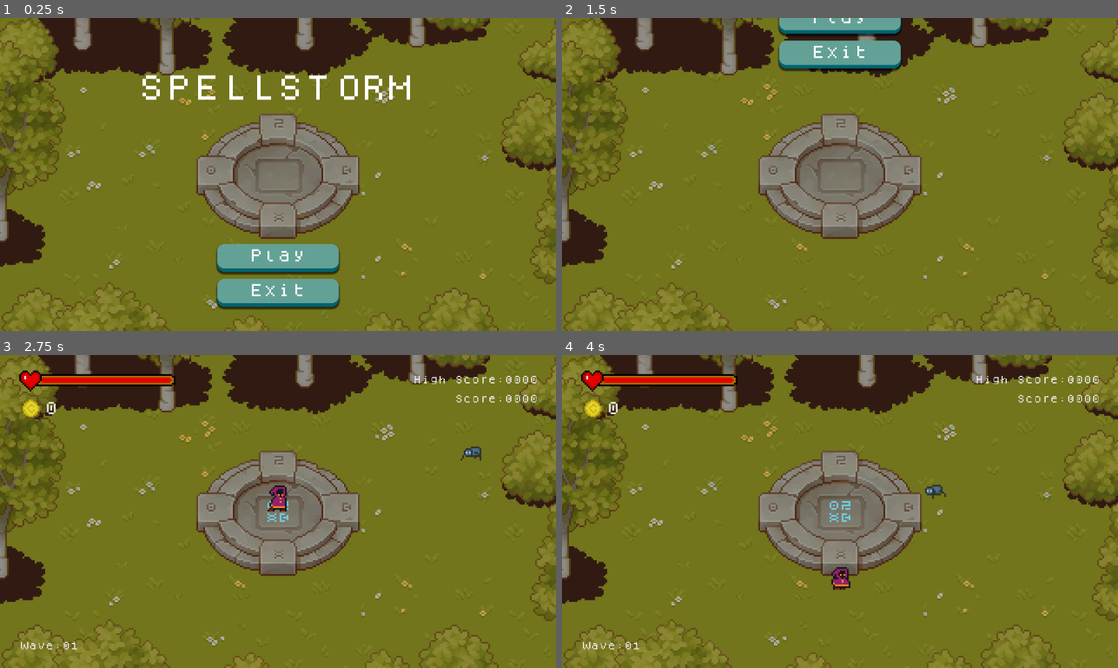
Above: before the commit, frames 1-4 (two rows, left to right).
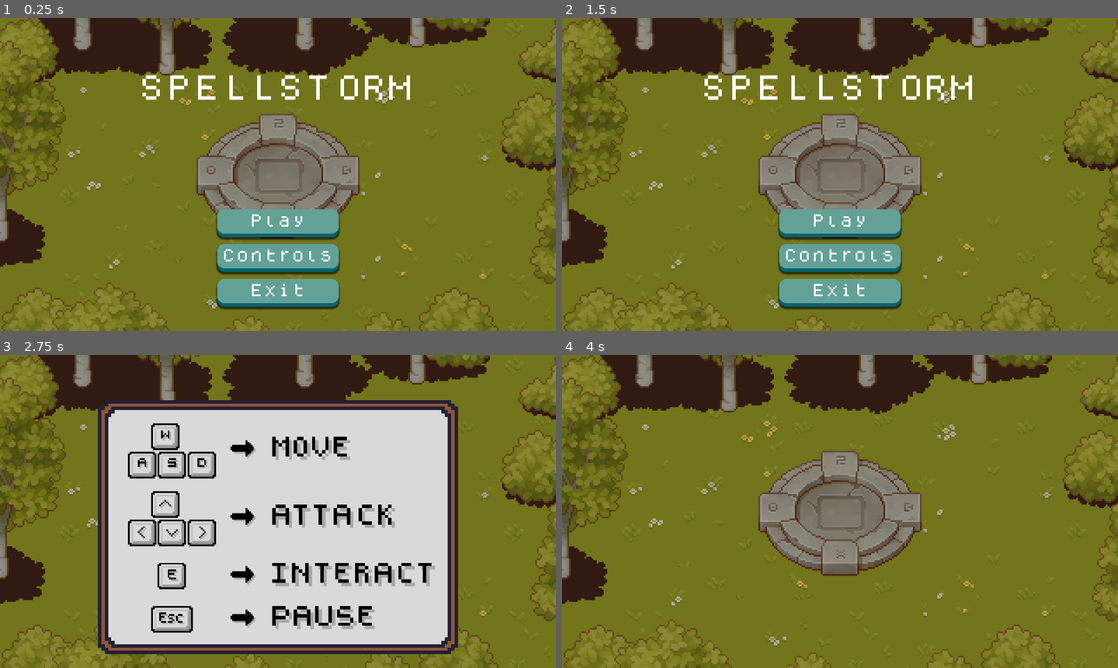
Above: after the commit, the same moments.

Repository: Kartik-Saini77/Spellstorm
Game: Godot game, scene res://scenes/menu.tscn
Same seed, same stepped clock (60 frames per second), same inputs: the game is played once before the commit and once after it.
Inputs (mouse positions are in pixels of both pictures, inside the frame that each line leads up to):
- Up to frame 1 (0.25 s): no input
- Up to frame 2 (1.5 s): click (840, 259) at 0.5 s, where only the run after the commit has a clickable "Controls"; click (840, 83) at 1.25 s, where only the run before the commit has a clickable "Play"
- Up to frame 3 (2.75 s): click (278, 561) at 2 s, where only the run after the commit has a clickable "Play"
- Up to frame 4 (4 s): move the mouse to (962, 495) at 2.77 s; hold Right (fire_right) 2.78-3.53 s; tap E (E) at 2.85, 3.6 s; move the mouse to (728, 527) at 3.52 s; hold S (down) from 3.53 s (still down)

The runs differ from the first frame. In frame 1, 2.4% of the frame differs, in the area x 38-62%, y 61-78%; in frame 2, 11%; in frame 3, 54%, in the area x 3-97%, y 4-96%; in frame 4, 2.2%.
Error before the commit: Cannot call method 'change_scene_to_file' on a null value. (res://scripts/menu.gd:30)

Commit message:
Added controls screen, changed game icons, bug fixes

Diff:
--- a/icon.svg
+++ b/icon.svg
@@ -1 +1,47 @@
-<svg xmlns="http://www.w3.org/2000/svg" width="128" height="128"><rect width="124" height="124" x="2" y="2" fill="#363d52" stroke="#212532" stroke-width="4" rx="14"/><g fill="#fff" transform="translate(12.322 12.322)scale(.101)"><path d="M105 673v33q407 354 814 0v-33z"/><path fill="#478cbf" d="m105 673 152 14q12 1 15 14l4 67 132 10 8-61q2-11 15-15h162q13 4 15 15l8 61 132-10 4-67q3-13 15-14l152-14V427q30-39 56-81-35-59-83-108-43 20-82 47-40-37-88-64 7-51 8-102-59-28-123-42-26 43-46 89-49-7-98 0-20-46-46-89-64 14-123 42 1 51 8 102-48 27-88 64-39-27-82-47-48 49-83 108 26 42 56 81zm0 33v39c0 276 813 276 814 0v-39l-134 12-5 69q-2 10-14 13l-162 11q-12 0-16-11l-10-65H446l-10 65q-4 11-16 11l-162-11q-12-3-14-13l-5-69z"/><path d="M483 600c0 34 58 34 58 0v-86c0-34-58-34-58 0z"/><circle cx="725" cy="526" r="90"/><circle cx="299" cy="526" r="90"/></g><g fill="#414042" transform="translate(12.322 12.322)scale(.101)"><circle cx="307" cy="532" r="60"/><circle cx="717" cy="532" r="60"/></g></svg>
+<?xml version="1.0" encoding="UTF-8"?>
+<svg version="1.1" xmlns="http://www.w3.org/2000/svg" width="128" height="128">
+<path d="M0 0 C26.4 0 52.8 0 80 0 C80 2.64 80 5.28 80 8 C82.64 8 85.28 8 88 8 C88 10.64 88 13.28 88 16 C90.64 16 93.28 16 96 16 C96 37.12 96 58.24 96 80 C93.36 80 90.72 80 88 80 C88 82.64 88 85.28 88 88 C85.36 88 82.72 88 80 88 C80 93.28 80 98.56 80 104 C82.64 104 85.28 104 88 104 C88 106.64 88 109.28 88 112 C90.64 112 93.28 112 96 112 C96 114.64 96 117.28 96 120 C98.64 120 101.28 120 104 120 C104 122.64 104 125.28 104 128 C61.76 128 19.52 128 -24 128 C-24 122.72 -24 117.44 -24 112 C-21.36 112 -18.72 112 -16 112 C-16 109.36 -16 106.72 -16 104 C-13.36 104 -10.72 104 -8 104 C-8 101.36 -8 98.72 -8 96 C-5.36 96 -2.72 96 0 96 C0 93.36 0 90.72 0 88 C-5.28 88 -10.56 88 -16 88 C-16 85.36 -16 82.72 -16 80 C-18.64 80 -21.28 80 -24 80 C-24 61.52 -24 43.04 -24 24 C-21.36 24 -18.72 24 -16 24 C-16 21.36 -16 18.72 -16 16 C-13.36 16 -10.72 16 -8 16 C-8 13.36 -8 10.72 -8 8 C-5.36 8 -2.72 8 0 8 C0 5.36 0 2.72 0 0 Z " fill="#922068" transform="translate(24,0)"/>
+<path d="M0 0 C7.92 0 15.84 0 24 0 C24 5.28 24 10.56 24 16 C26.64 16 29.28 16 32 16 C32 29.2 32 42.4 32 56 C29.36 56 26.72 56 24 56 C24 58.64 24 61.28 24 64 C21.36 64 18.72 64 16 64 C16 66.64 16 69.28 16 72 C5.44 72 -5.12 72 -16 72 C-16 69.36 -16 66.72 -16 64 C-18.64 64 -21.28 64 -24 64 C-24 58.72 -24 53.44 -24 48 C-26.64 48 -29.28 48 -32 48 C-32 40.08 -32 32.16 -32 24 C-29.36 24 -26.72 24 -24 24 C-24 21.36 -24 18.72 -24 16 C-21.36 16 -18.72 16 -16 16 C-16 13.36 -16 10.72 -16 8 C-10.72 8 -5.44 8 0 8 C0 5.36 0 2.72 0 0 Z " fill="#16171A" transform="translate(72,16)"/>
+<path d="M0 0 C2.64 0 5.28 0 8 0 C8 21.12 8 42.24 8 64 C5.36 64 2.72 64 0 64 C0 42.88 0 21.76 0 0 Z " fill="#16171A" transform="translate(112,16)"/>
+<path d="M0 0 C2.64 0 5.28 0 8 0 C8 18.48 8 36.96 8 56 C5.36 56 2.72 56 0 56 C0 37.52 0 19.04 0 0 Z " fill="#16171A" transform="translate(0,24)"/>
+<path d="M0 0 C2.64 0 5.28 0 8 0 C8 2.64 8 5.28 8 8 C6.68 8 5.36 8 4 8 C4 11.96 4 15.92 4 20 C0.04 20 -3.92 20 -8 20 C-8 21.32 -8 22.64 -8 24 C-9.32 24 -10.64 24 -12 24 C-12 27.96 -12 31.92 -12 36 C-15.96 36 -19.92 36 -24 36 C-24 32.04 -24 28.08 -24 24 C-21.36 24 -18.72 24 -16 24 C-16 21.36 -16 18.72 -16 16 C-13.36 16 -10.72 16 -8 16 C-8 13.36 -8 10.72 -8 8 C-5.36 8 -2.72 8 0 8 C0 5.36 0 2.72 0 0 Z " fill="#841F5F" transform="translate(24,88)"/>
+<path d="M0 0 C10.56 0 21.12 0 32 0 C32 2.64 32 5.28 32 8 C29.36 8 26.72 8 24 8 C24 10.64 24 13.28 24 16 C18.72 16 13.44 16 8 16 C8 13.36 8 10.72 8 8 C5.36 8 2.72 8 0 8 C0 5.36 0 2.72 0 0 Z " fill="#5C1E45" transform="translate(56,96)"/>
+<path d="M0 0 C5.28 0 10.56 0 16 0 C16 3.96 16 7.92 16 12 C12.04 12 8.08 12 4 12 C4 13.32 4 14.64 4 16 C0.04 16 -3.92 16 -8 16 C-8 13.36 -8 10.72 -8 8 C-5.36 8 -2.72 8 0 8 C0 5.36 0 2.72 0 0 Z " fill="#872061" transform="translate(24,0)"/>
+<path d="M0 0 C2.64 0 5.28 0 8 0 C8 5.28 8 10.56 8 16 C2.72 16 -2.56 16 -8 16 C-8 13.36 -8 10.72 -8 8 C-5.36 8 -2.72 8 0 8 C0 5.36 0 2.72 0 0 Z " fill="#211721" transform="translate(16,72)"/>
+<path d="M0 0 C1.32 0 2.64 0 4 0 C4 15.84 4 31.68 4 48 C2.68 48 1.36 48 0 48 C0 32.16 0 16.32 0 0 Z " fill="#281825" transform="translate(4,32)"/>
+<path d="M0 0 C3.96 0 7.92 0 12 0 C12 3.96 12 7.92 12 12 C8.04 12 4.08 12 0 12 C0 8.04 0 4.08 0 0 Z " fill="#861F61" transform="translate(0,112)"/>
+<path d="M0 0 C2.64 0 5.28 0 8 0 C8 5.28 8 10.56 8 16 C5.36 16 2.72 16 0 16 C0 10.72 0 5.44 0 0 Z " fill="#16171A" transform="translate(96,88)"/>
+<path d="M0 0 C5.28 0 10.56 0 16 0 C16 2.64 16 5.28 16 8 C10.72 8 5.44 8 0 8 C0 5.36 0 2.72 0 0 Z " fill="#5E1E46" transform="translate(24,0)"/>
+<path d="M0 0 C1.32 0 2.64 0 4 0 C4 2.64 4 5.28 4 8 C-1.28 8 -6.56 8 -12 8 C-12 6.68 -12 5.36 -12 4 C-8.04 4 -4.08 4 0 4 C0 2.68 0 1.36 0 0 Z " fill="#16171A" transform="translate(20,80)"/>
+<path d="M0 0 C2.64 0 5.28 0 8 0 C8 2.64 8 5.28 8 8 C5.36 8 2.72 8 0 8 C0 5.36 0 2.72 0 0 Z " fill="#16171A" transform="translate(120,120)"/>
+<path d="M0 0 C2.64 0 5.28 0 8 0 C8 2.64 8 5.28 8 8 C5.36 8 2.72 8 0 8 C0 5.36 0 2.72 0 0 Z " fill="#16171A" transform="translate(112,112)"/>
+<path d="M0 0 C2.64 0 5.28 0 8 0 C8 2.64 8 5.28 8 8 C5.36 8 2.72 8 0 8 C0 5.36 0 2.72 0 0 Z " fill="#1D171E" transform="translate(0,112)"/>
+<path d="M0 0 C5.28 0 10.56 0 16 0 C16 1.32 16 2.64 16 4 C10.72 4 5.44 4 0 4 C0 2.68 0 1.36 0 0 Z " fill="#671E4C" transform="translate(64,108)"/>
+<path d="M0 0 C2.64 0 5.28 0 8 0 C8 2.64 8 5.28 8 8 C5.36 8 2.72 8 0 8 C0 5.36 0 2.72 0 0 Z " fill="#16171A" transform="translate(104,104)"/>
+<path d="M0 0 C2.64 0 5.28 0 8 0 C8 2.64 8 5.28 8 8 C5.36 8 2.72 8 0 8 C0 5.36 0 2.72 0 0 Z " fill="#16171A" transform="translate(8,104)"/>
+<path d="M0 0 C2.64 0 5.28 0 8 0 C8 2.64 8 5.28 8 8 C5.36 8 2.72 8 0 8 C0 5.36 0 2.72 0 0 Z " fill="#1D171E" transform="translate(16,96)"/>
+<path d="M0 0 C2.64 0 5.28 0 8 0 C8 2.64 8 5.28 8 8 C5.36 8 2.72 8 0 8 C0 5.36 0 2.72 0 0 Z " fill="#1D171E" transform="translate(24,88)"/>
+<path d="M0 0 C2.64 0 5.28 0 8 0 C8 2.64 8 5.28 8 8 C5.36 8 2.72 8 0 8 C0 5.36 0 2.72 0 0 Z " fill="#16171A" transform="translate(104,80)"/>
+<path d="M0 0 C2.64 0 5.28 0 8 0 C8 2.64 8 5.28 8 8 C5.36 8 2.72 8 0 8 C0 5.36 0 2.72 0 0 Z " fill="#5C1E45" transform="translate(88,80)"/>
+<path d="M0 0 C2.64 0 5.28 0 8 0 C8 2.64 8 5.28 8 8 C5.36 8 2.72 8 0 8 C0 5.36 0 2.72 0 0 Z " fill="#5F1E47" transform="translate(48,80)"/>
+<path d="M0 0 C2.64 0 5.28 0 8 0 C8 2.64 8 5.28 8 8 C5.36 8 2.72 8 0 8 C0 5.36 0 2.72 0 0 Z " fill="#5D1E46" transform="translate(16,64)"/>
+<path d="M0 0 C2.64 0 5.28 0 8 0 C8 2.64 8 5.28 8 8 C5.36 8 2.72 8 0 8 C0 5.36 0 2.72 0 0 Z " fill="#FF8426" transform="translate(88,48)"/>
+<path d="M0 0 C2.64 0 5.28 0 8 0 C8 2.64 8 5.28 8 8 C5.36 8 2.72 8 0 8 C0 5.36 0 2.72 0 0 Z " fill="#FF8426" transform="translate(56,48)"/>
+<path d="M0 0 C2.64 0 5.28 0 8 0 C8 2.64 8 5.28 8 8 C5.36 8 2.72 8 0 8 C0 5.36 0 2.72 0 0 Z " fill="#5B1D44" transform="translate(40,32)"/>
+<path d="M0 0 C2.64 0 5.28 0 8 0 C8 2.64 8 5.28 8 8 C5.36 8 2.72 8 0 8 C0 5.36 0 2.72 0 0 Z " fill="#5C1E45" transform="translate(96,24)"/>
+<path d="M0 0 C2.64 0 5.28 0 8 0 C8 2.64 8 5.28 8 8 C5.36 8 2.72 8 0 8 C0 5.36 0 2.72 0 0 Z " fill="#5C1E45" transform="translate(48,24)"/>
+<path d="M0 0 C2.64 0 5.28 0 8 0 C8 2.64 8 5.28 8 8 C5.36 8 2.72 8 0 8 C0 5.36 0 2.72 0 0 Z " fill="#5C1E45" transform="translate(64,16)"/>
+<path d="M0 0 C2.64 0 5.28 0 8 0 C8 2.64 8 5.28 8 8 C5.36 8 2.72 8 0 8 C0 5.36 0 2.72 0 0 Z " fill="#16171A" transform="translate(8,16)"/>
+<path d="M0 0 C2.64 0 5.28 0 8 0 C8 2.64 8 5.28 8 8 C5.36 8 2.72 8 0 8 C0 5.36 0 2.72 0 0 Z " fill="#16171A" transform="translate(104,8)"/>
+<path d="M0 0 C2.64 0 5.28 0 8 0 C8 2.64 8 5.28 8 8 C5.36 8 2.72 8 0 8 C0 5.36 0 2.72 0 0 Z " fill="#16171A" transform="translate(16,8)"/>
+<path d="M0 0 C2.64 0 5.28 0 8 0 C8 2.64 8 5.28 8 8 C5.36 8 2.72 8 0 8 C0 5.36 0 2.72 0 0 Z " fill="#16171A" transform="translate(96,0)"/>
+<path d="M0 0 C2.64 0 5.28 0 8 0 C8 2.64 8 5.28 8 8 C5.36 8 2.72 8 0 8 C0 5.36 0 2.72 0 0 Z " fill="#751E56" transform="translate(40,0)"/>
+<path d="M0 0 C2.64 0 5.28 0 8 0 C8 2.64 8 5.28 8 8 C5.36 8 2.72 8 0 8 C0 5.36 0 2.72 0 0 Z " fill="#16171A" transform="translate(24,0)"/>
+<path d="M0 0 C1.32 0 2.64 0 4 0 C4 2.64 4 5.28 4 8 C1.36 8 -1.28 8 -4 8 C-4 6.68 -4 5.36 -4 4 C-2.68 4 -1.36 4 0 4 C0 2.68 0 1.36 0 0 Z " fill="#852060" transform="translate(108,72)"/>
+<path d="M0 0 C2.64 0 5.28 0 8 0 C8 2.64 8 5.28 8 8 C6.68 8 5.36 8 4 8 C4 6.68 4 5.36 4 4 C2.68 4 1.36 4 0 4 C0 2.68 0 1.36 0 0 Z " fill="#2C1828" transform="translate(16,72)"/>
+<path d="M0 0 C2.64 0 5.28 0 8 0 C8 2.64 8 5.28 8 8 C6.68 8 5.36 8 4 8 C4 6.68 4 5.36 4 4 C2.68 4 1.36 4 0 4 C0 2.68 0 1.36 0 0 Z " fill="#852060" transform="translate(104,16)"/>
+<path d="M0 0 C2.64 0 5.28 0 8 0 C8 1.32 8 2.64 8 4 C6.68 4 5.36 4 4 4 C4 5.32 4 6.64 4 8 C2.68 8 1.36 8 0 8 C0 5.36 0 2.72 0 0 Z " fill="#852060" transform="translate(16,16)"/>
+<path d="M0 0 C2.64 0 5.28 0 8 0 C8 1.32 8 2.64 8 4 C5.36 4 2.72 4 0 4 C0 2.68 0 1.36 0 0 Z " fill="#761E57" transform="translate(8,76)"/>
+<path d="M0 0 C2.64 0 5.28 0 8 0 C8 1.32 8 2.64 8 4 C5.36 4 2.72 4 0 4 C0 2.68 0 1.36 0 0 Z " fill="#6A1E4E" transform="translate(16,64)"/>
+<path d="M0 0 C1.32 0 2.64 0 4 0 C4 1.32 4 2.64 4 4 C2.68 4.33 1.36 4.66 0 5 C0 3.35 0 1.7 0 0 Z " fill="#751E56" transform="translate(44,64)"/>
+</svg>
--- a/project.godot
+++ b/project.godot
@@ -13,7 +13,10 @@
 config/name="Spellstorm"
 run/main_scene="res://scenes/menu.tscn"
 config/features=PackedStringArray("4.3", "GL Compatibility")
+boot_splash/image="res://assets/Spellstorm-icons/Loading.png"
+boot_splash/fullsize=false
 config/icon="res://icon.svg"
+config/windows_native_icon="res://icon.ico"
 
 [display]
 
--- a/scenes/game.tscn
+++ b/scenes/game.tscn
@@ -12,7 +12,6 @@
 [ext_resource type="PackedScene" uid="uid://v81mqcapod0o" path="res://scenes/shop.tscn" id="11_ohako"]
 [ext_resource type="PackedScene" uid="uid://cwpgs62agtk0v" path="res://scenes/you_died.tscn" id="12_fud3d"]
 [ext_resource type="FontFile" uid="uid://djw6p78gsyxsv" path="res://assets/fonts/dogica.ttf" id="13_osan7"]
-[ext_resource type="Texture2D" uid="uid://beabpiyglmbtg" path="res://assets/Controls.png" id="14_7syj5"]
 [ext_resource type="Texture2D" uid="uid://c1mn8qauus7j5" path="res://assets/next_wave.png" id="14_tblix"]
 
 [sub_resource type="TileSetAtlasSource" id="TileSetAtlasSource_gx4ap"]
@@ -1465,6 +1464,7 @@
 autoplay = "fade_in"
 
 [node name="Stats" parent="." instance=ExtResource("9_uvj3q")]
+z_index = 50
 offset_left = -160.0
 offset_top = -90.0
 offset_right = -160.0
@@ -1524,12 +1524,6 @@
 [node name="CollisionPolygon2D" type="CollisionPolygon2D" parent="StaticBody2D"]
 polygon = PackedVector2Array(-93, -81, -71, -83, -69, -80, -69, -62, -67, -58, -61, -58, -59, -61, -59, -80, -57, -83,  …(355 unchanged characters)…
 
-[node name="Controls_Sprite2D" type="Sprite2D" parent="."]
-visible = false
-z_index = 100
-scale = Vector2(0.954, 0.954)
-texture = ExtResource("14_7syj5")
-
 [connection signal="next_wave" from="Shop" to="." method="start_wave"]
 [connection signal="died" from="Player" to="." method="_on_player_died"]
 [connection signal="pressed" from="Next Wave/Button" to="." method="start_wave"]
--- a/scenes/menu.tscn
+++ b/scenes/menu.tscn
@@ -1372,7 +1372,7 @@
 tracks/2/type = "value"
 tracks/2/imported = false
 tracks/2/enabled = true
-tracks/2/path = NodePath("Label:position")
+tracks/2/path = NodePath("SpellStorm:position")
 tracks/2/interp = 1
 tracks/2/loop_wrap = true
 tracks/2/keys = {
@@ -1391,7 +1391,7 @@
 "times": PackedFloat32Array(0),
 "transitions": PackedFloat32Array(1),
 "update": 0,
-"values": [Vector2(125, 130)]
+"values": [Vector2(125, 110)]
 }
 tracks/4/type = "value"
 tracks/4/imported = false
@@ -1417,6 +1417,18 @@
 "update": 0,
 "values": [Vector2(160, 90)]
 }
+tracks/6/type = "value"
+tracks/6/imported = false
+tracks/6/enabled = true
+tracks/6/path = NodePath("Control:position")
+tracks/6/interp = 1
+tracks/6/loop_wrap = true
+tracks/6/keys = {
+"times": PackedFloat32Array(0),
+"transitions": PackedFloat32Array(1),
+"update": 0,
+"values": [Vector2(125, 130)]
+}
 
 [sub_resource type="Animation" id="Animation_8ntb3"]
 resource_name = "move_down"
@@ -1424,7 +1436,7 @@
 tracks/0/type = "value"
 tracks/0/imported = false
 tracks/0/enabled = true
-tracks/0/path = NodePath("Label:position")
+tracks/0/path = NodePath("SpellStorm:position")
 tracks/0/interp = 1
 tracks/0/loop_wrap = true
 tracks/0/keys = {
@@ -1443,7 +1455,7 @@
 "times": PackedFloat32Array(0, 1.2),
 "transitions": PackedFloat32Array(1, 1),
 "update": 0,
-"values": [Vector2(125, -50), Vector2(125, 130)]
+"values": [Vector2(125, -70), Vector2(125, 110)]
 }
 tracks/2/type = "value"
 tracks/2/imported = false
@@ -1457,6 +1469,18 @@
 "update": 0,
 "values": [Vector2(125, -30), Vector2(125, 150)]
 }
+tracks/3/type = "value"
+tracks/3/imported = false
+tracks/3/enabled = true
+tracks/3/path = NodePath("Control:position")
+tracks/3/interp = 1
+tracks/3/loop_wrap = true
+tracks/3/keys = {
+"times": PackedFloat32Array(0, 1.2),
+"transitions": PackedFloat32Array(1, 1),
+"update": 0,
+"values": [Vector2(125, -50), Vector2(125, 130)]
+}
 
 [sub_resource type="Animation" id="Animation_0fb82"]
 resource_name = "move_up"
@@ -1464,7 +1488,7 @@
 tracks/0/type = "value"
 tracks/0/imported = false
 tracks/0/enabled = true
-tracks/0/path = NodePath("Label:position")
+tracks/0/path = NodePath("SpellStorm:position")
 tracks/0/interp = 1
 tracks/0/loop_wrap = true
 tracks/0/keys = {
@@ -1483,7 +1507,7 @@
 "times": PackedFloat32Array(0, 1.2),
 "transitions": PackedFloat32Array(1, 1),
 "update": 0,
-"values": [Vector2(125, 130), Vector2(125, -50)]
+"values": [Vector2(125, 110), Vector2(125, -71)]
 }
 tracks/2/type = "value"
 tracks/2/imported = false
@@ -1497,6 +1521,18 @@
 "update": 0,
 "values": [Vector2(125, 150), Vector2(125, -30)]
 }
+tracks/3/type = "value"
+tracks/3/imported = false
+tracks/3/enabled = true
+tracks/3/path = NodePath("Control:position")
+tracks/3/interp = 1
+tracks/3/loop_wrap = true
+tracks/3/keys = {
+"times": PackedFloat32Array(0, 1.2),
+"transitions": PackedFloat32Array(1, 1),
+"update": 0,
+"values": [Vector2(125, 130), Vector2(125, -50)]
+}
 
 [sub_resource type="AnimationLibrary" id="AnimationLibrary_2bmmm"]
 _data = {
@@ -1558,7 +1594,8 @@
 tile_map_data = PackedByteArray("AAD2//v/AQAVAAIAAAD2//z/AQAVAAMAAAD2//3/AQAVAAQAAAD2//7/AQAVAAUAAAD2////AQAVAAYAAAD2/w …(608 unchanged characters)…
 tile_set = SubResource("TileSet_0lrtc")
 
-[node name="Label" type="Label" parent="."]
+[node name="SpellStorm" type="Label" parent="."]
+z_index = 5
 layout_mode = 0
 offset_left = 80.0
 offset_top = 33.0
@@ -1569,12 +1606,12 @@
 text = "SPELLSTORM"
 
 [node name="Play" type="Control" parent="."]
-z_index = 6
+z_index = 15
 anchors_preset = 0
 offset_left = 125.0
-offset_top = 130.0
+offset_top = 110.0
 offset_right = 195.0
-offset_bottom = 146.0
+offset_bottom = 126.0
 theme = SubResource("Theme_6ntqa")
 
 [node name="Button" type="Button" parent="Play"]
@@ -1591,8 +1628,31 @@
 text = "Play"
 icon_alignment = 1
 
+[node name="Control" type="Control" parent="."]
+z_index = 15
+anchors_preset = 0
+offset_left = 125.0
+offset_top = 130.0
+offset_right = 195.0
+offset_bottom = 146.0
+theme = SubResource("Theme_6ntqa")
+
+[node name="Button" type="Button" parent="Control"]
+layout_mode = 0
+offset_right = 70.0
+offset_bottom = 16.0
+focus_mode = 0
+theme_override_colors/font_disabled_color = Color(1, 1, 1, 1)
+theme_override_colors/font_color = Color(1, 1, 1, 1)
+theme_override_colors/icon_normal_color = Color(1, 1, 1, 1)
+theme_override_colors/icon_disabled_color = Color(0.899258, 0.899258, 0.899258, 1)
+theme_override_fonts/font = ExtResource("1_ukqvb")
+theme_override_font_sizes/font_size = 8
+text = "Controls"
+icon_alignment = 1
+
 [node name="Exit" type="Control" parent="."]
-z_index = 6
+z_index = 15
 anchors_preset = 0
 offset_left = 125.0
 offset_top = 150.0
@@ -1655,9 +1715,10 @@
 [node name="Controls_Sprite2D" type="Sprite2D" parent="."]
 visible = false
 z_index = 100
-position = Vector2(160, 90)
+position = Vector2(160, 99)
 scale = Vector2(0.954248, 0.954248)
 texture = ExtResource("8_2o5bq")
 
 [connection signal="pressed" from="Play/Button" to="." method="_on_play_pressed"]
+[connection signal="pressed" from="Control/Button" to="." method="_on_controls_pressed"]
 [connection signal="pressed" from="Exit/Button" to="." method="_on_exit_pressed"]
--- a/scripts/menu.gd
+++ b/scripts/menu.gd
@@ -1,17 +1,25 @@
 extends Control
 
+#To make any changes in the menu scene, also make the same changes in the animatioln player
+
 @onready var play_button: Button = $Play/Button
+@onready var controls_button: Button = $Control/Button
 @onready var exit_button: Button = $Exit/Button
 @onready var animation_player: AnimationPlayer = $AnimationPlayer
+@onready var controls: Sprite2D = $Controls_Sprite2D
 @onready var high_score_label: Label = $"Stats/HighScore"
 @onready var wave_label: Label = $"Stats/MaxWave"
+@onready var game_scene = preload("res://scenes/game.tscn")
 
 var wave: int = 0
 var high_score: int = 0
 
+signal any_button_pressed
+
 const SAVE_PATH: String = "user://high_score.save"
 
 func _ready():
+	controls.visible = false
 	if FileAccess.file_exists(SAVE_PATH):
 		var file = FileAccess.open(SAVE_PATH, FileAccess.READ)
 		high_score = file.get_var()
@@ -25,9 +33,38 @@
 		wave_label.text = ""
 
 func _on_play_pressed():
+	if high_score == 0:
+		controls.visible = true
+		await any_button_pressed
+		controls.visible = false
+	disable_buttons()
 	animation_player.play("move_up")
 	await animation_player.animation_finished
-	get_tree().change_scene_to_file("res://scenes/game.tscn")
+	if game_scene != null:
+		get_tree().change_scene_to_packed(game_scene)
 
 func _on_exit_pressed():
 	get_tree().quit()
+
+func _on_controls_pressed() -> void:
+	if controls.visible == false:
+		controls.visible = true
+		disable_buttons()
+		await any_button_pressed
+		controls.visible = false
+		await get_tree().create_timer(0.1).timeout
+		enable_buttons()
+
+func _input(event):
+	if event.is_pressed():
+		any_button_pressed.emit()
+
+func disable_buttons():
+	play_button.disabled = true
+	controls_button.disabled = true
+	exit_button.disabled = true
+
+func enable_buttons():
+	play_button.disabled = false
+	controls_button.disabled = false
+	exit_button.disabled = false
--- a/scripts/player.gd
+++ b/scripts/player.gd
@@ -58,8 +58,6 @@
 		velocity = velocity.move_toward(Vector2.ZERO, speed)
 		play_animation("idle")
 
-	handle_wrap_around(self)
-
 func play_animation(animation_name: String) -> void:
 	if sprite.animation != animation_name:
 		sprite.play(animation_name)
@@ -72,21 +70,6 @@
 		_:
 			sprite.offset = Vector2.ZERO
 			sprite.speed_scale = 1.0
-
-func handle_wrap_around(entity: Node2D) -> void:
-	var adjusted_screen_size = screen_size / 3
-
-	# Horizontal wrap-around
-	if entity.position.x > adjusted_screen_size.x / 2:
-		entity.position.x = -adjusted_screen_size.x / 2
-	elif entity.position.x < -adjusted_screen_size.x / 2:
-		entity.position.x = adjusted_screen_size.x / 2
-
-	# Vertical wrap-around
-	if entity.position.y > adjusted_screen_size.y / 2:
-		entity.position.y = -adjusted_screen_size.y / 2
-	elif entity.position.y < -adjusted_screen_size.y / 2:
-		entity.position.y = adjusted_screen_size.y / 2
 
 func attack(fire_direction: Vector2) -> void:
 	if $Attack_Cooldown.is_stopped():
--- a/scripts/shop.gd
+++ b/scripts/shop.gd
@@ -29,7 +29,7 @@
 	elif current_item and Input.is_action_just_pressed("E"):
 		open_popup()
 
-	if popup.visible and items[current_item]["purchased"] and (not purchase_button.disabled):
+	if popup.visible and current_item and items[current_item]["purchased"] and (not purchase_button.disabled):
 		purchase_button.disabled = true
 
 func _on_crystal_area_entered(_body: Node2D):
Binary file added: assets/Spellstorm-icons/128x128.png
Not shown, added: assets/Spellstorm-icons/128x128.png.import
Binary file added: assets/Spellstorm-icons/16x16.png
Not shown, added: assets/Spellstorm-icons/16x16.png.import
Binary file added: assets/Spellstorm-icons/256x256.png
Not shown, added: assets/Spellstorm-icons/256x256.png.import
Binary file added: assets/Spellstorm-icons/32x32.png
Not shown, added: assets/Spellstorm-icons/32x32.png.import
Binary file added: assets/Spellstorm-icons/48x48.png
Not shown, added: assets/Spellstorm-icons/48x48.png.import
Binary file added: assets/Spellstorm-icons/512x512.png
Not shown, added: assets/Spellstorm-icons/512x512.png.import
(and 6 more such lines)
